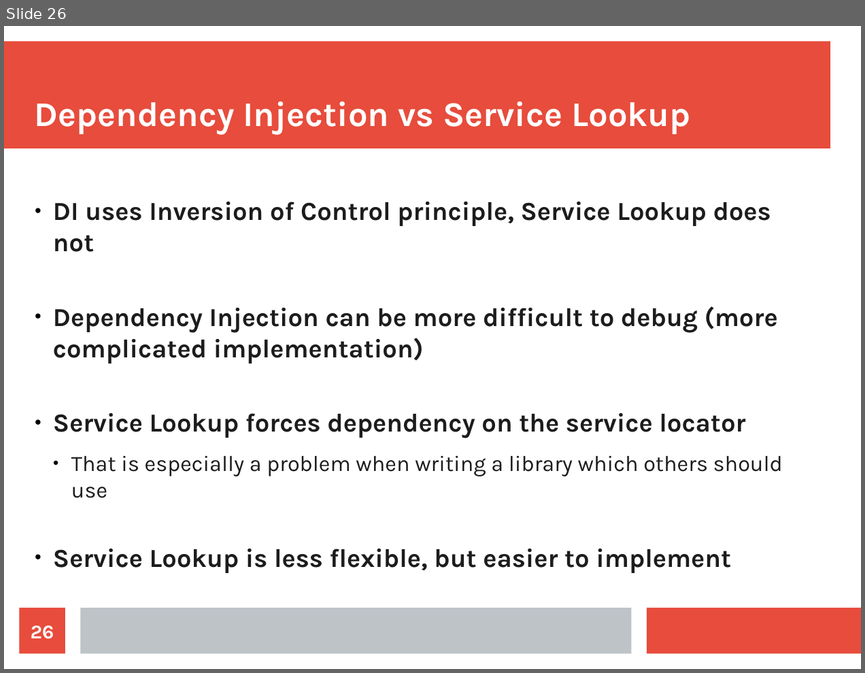
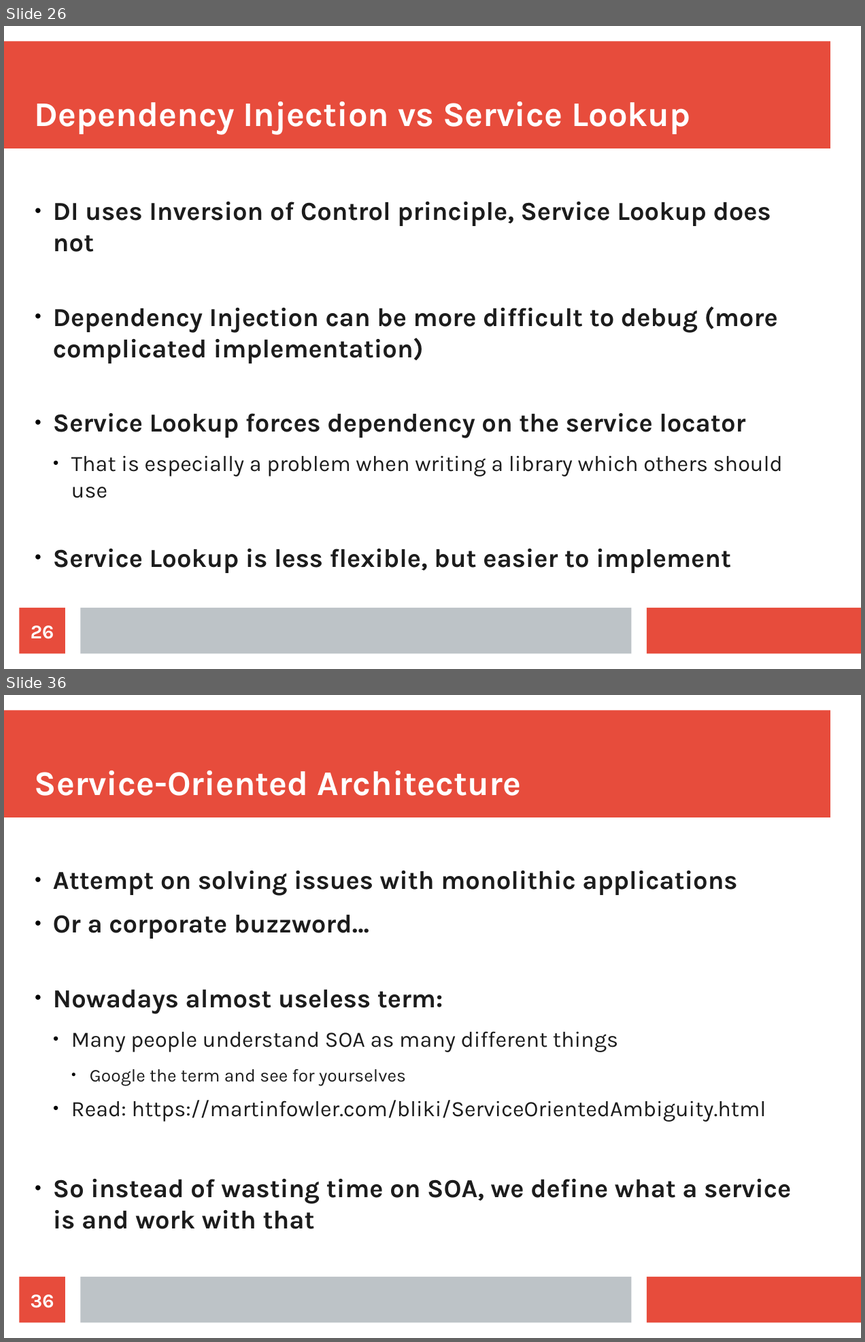
Before and after one commit to maxotta/pia-labs, a slide deck: lectures/architecture/architecture.odp. Shown one above the other, each under a label of ours: slide 26 before the commit, slides 26 and 36 after it; the slides between them are not shown. The pictures are 865x673 and 865x1342 pixels, drawn with LibreOffice and Linux fonts; fonts in the diff are those of the drawing. Boxes give left, top, right and bottom in pixels: in the first picture for what was removed or moved away, otherwise in the second. Text is boxed around its words. In the diff, an @@ line names an element or a change of style, - is before the commit and + after.

Commit message:
[lec-architecture] layers, aop

```diff
--- a/lectures/architecture/architecture.odp
+++ b/lectures/architecture/architecture.odp
@@ slide 36 added at <box>4,695,861,1338</box>, background #FFFFFF; not listed: 3 template elements that a slide beside it also shows @@
@@ title added at <box>35,770,521,796</box>, 32 pt, text #FFFFFF, bold @@
+Service-Oriented Architecture
@@ text added at <box>53,870,791,1229</box>, 24.1 pt, text #1C1C1C, bold @@
+● Attempt on solving issues with monolithic applications
+● Or a corporate buzzword…
+● Nowadays almost useless term:
+  ● Many people understand SOA as many different things
+    ● Google the term and see for yourselves
+  ● Read: https://martinfowler.com/bliki/ServiceOrientedAmbiguity.html
+● So instead of wasting time on SOA, we define what a service is and work with that
@@ page number added at <box>20,1276,65,1323</box>, fill #E74C3C, 18 pt, text #FFFFFF, bold @@
+36
```
Also in this commit, not shown: 4 slides changed, 50 other slides added, 10 slides removed, 6 other files.
